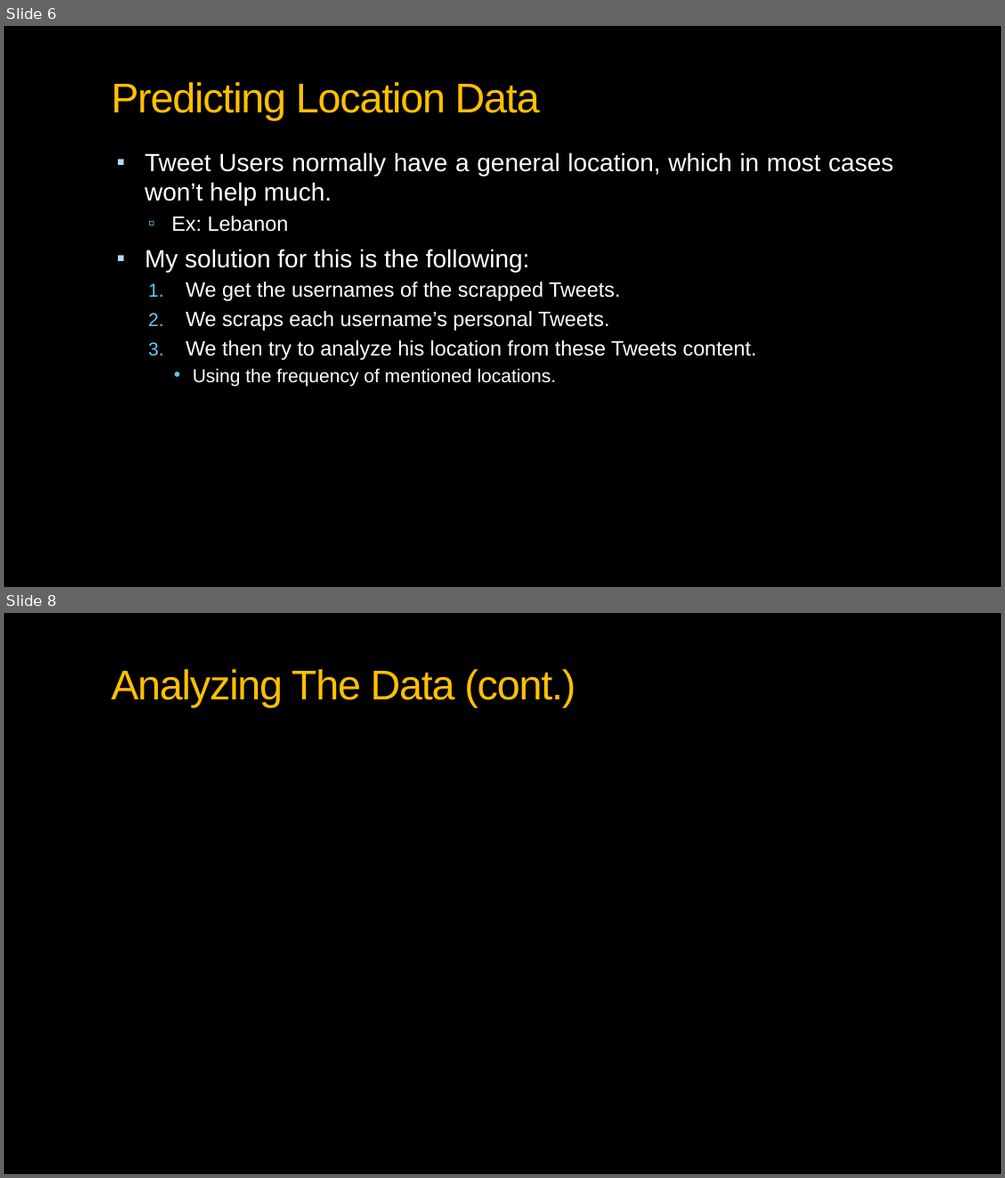
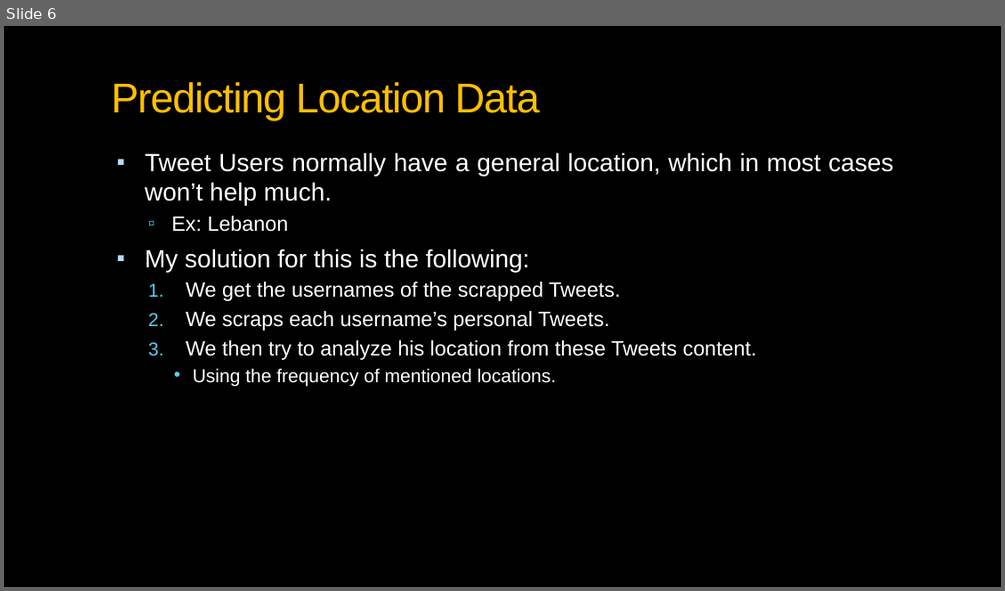
Before and after one commit to aliharakeh/M2-Project, a slide deck: Reports/Geospatial Intelligence_v2.pptx. Shown one above the other, each under a label of ours: slides 6 and 8 before the commit, slide 6 after it; the slides between them are not shown. The pictures are 1005x1178 and 1005x591 pixels, drawn with LibreOffice and Linux fonts; fonts in the diff are those of the drawing; background and template pictures are left out. Boxes give left, top, right and bottom in pixels: in the first picture for what was removed or moved away, otherwise in the second. Text is boxed around its words. In the diff, an @@ line names an element or a change of style, - is before the commit and + after.

```diff
--- a/Reports/Geospatial Intelligence_v2.pptx
+++ b/Reports/Geospatial Intelligence_v2.pptx
@@ slide 8 removed at box(4, 613, 1001, 1174), background picture (left out) @@
@@ title removed at box(111, 669, 575, 708) @@
-Analyzing The Data (cont.)
```
Also in this commit, not shown: 2 slides changed, 4 slides added.
